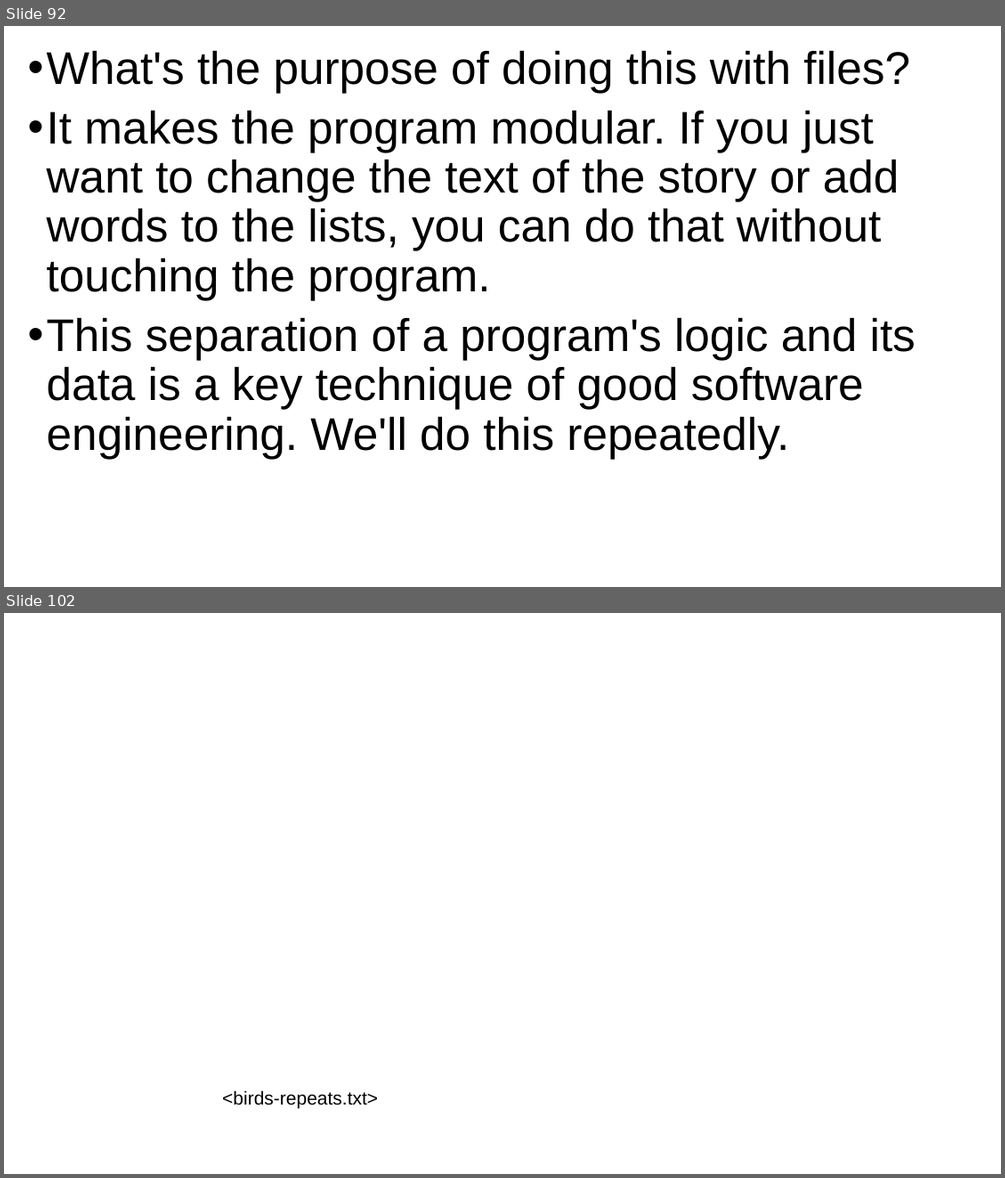
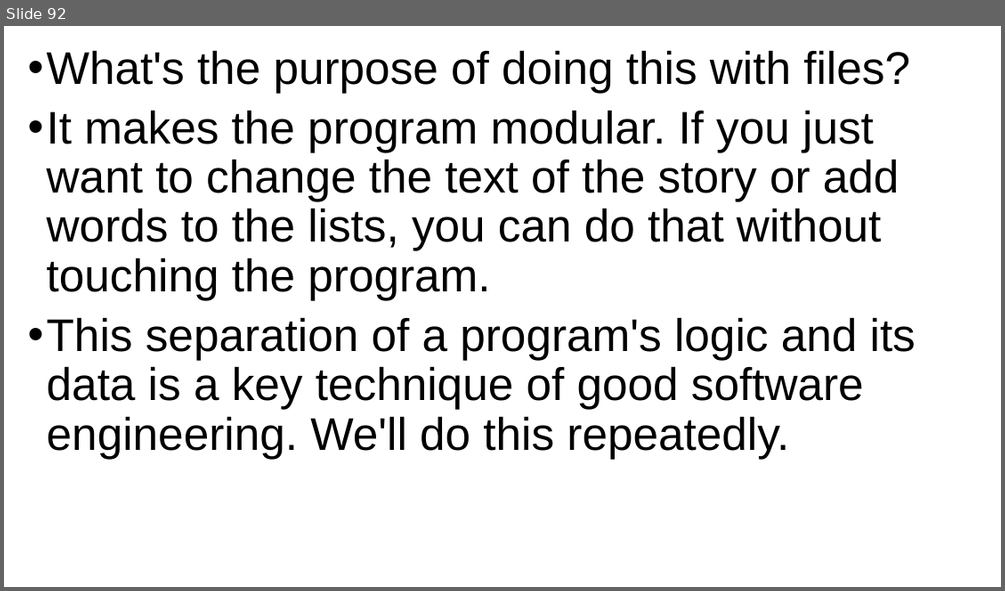
Before and after one commit to grimmelm/ctech404, a slide deck: ctech403/module_1/CTECH403 Module 1 - Files.pptx. Shown one above the other, each under a label of ours: slides 92 and 102 before the commit, slide 92 after it; the slides between them are not shown. The pictures are 1005x1178 and 1005x591 pixels, drawn with LibreOffice and Linux fonts; fonts in the diff are those of the drawing; background and template pictures are left out. Boxes give left, top, right and bottom in pixels: in the first picture for what was removed or moved away, otherwise in the second. Text is boxed around its words. In the diff, an @@ line names an element or a change of style, - is before the commit and + after.

```diff
--- a/ctech403/module_1/CTECH403 Module 1 - Files.pptx
+++ b/ctech403/module_1/CTECH403 Module 1 - Files.pptx
@@ slide 102 removed at (4, 613, 1001, 1174), background picture (left out) @@
@@ text removed at (222, 1090, 378, 1109) @@
-<birds-repeats.txt>
```
Also in this commit, not shown: 14 other slides removed, 30 other files.
